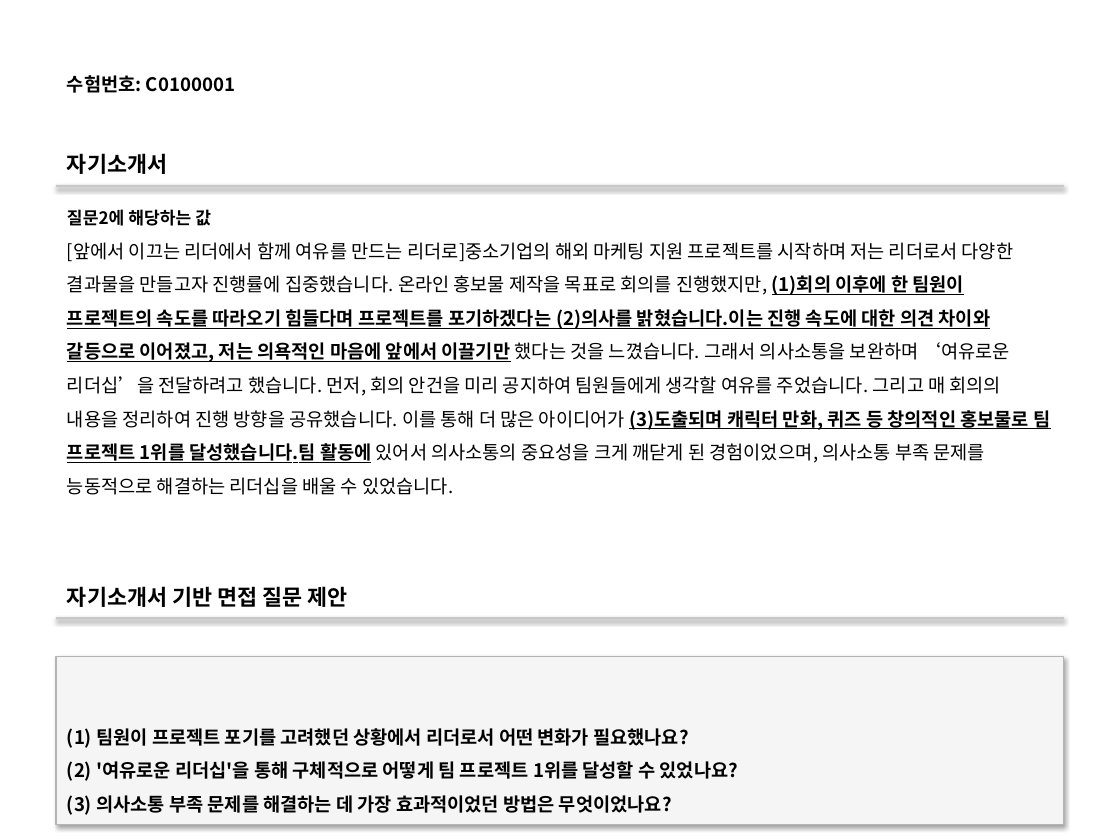
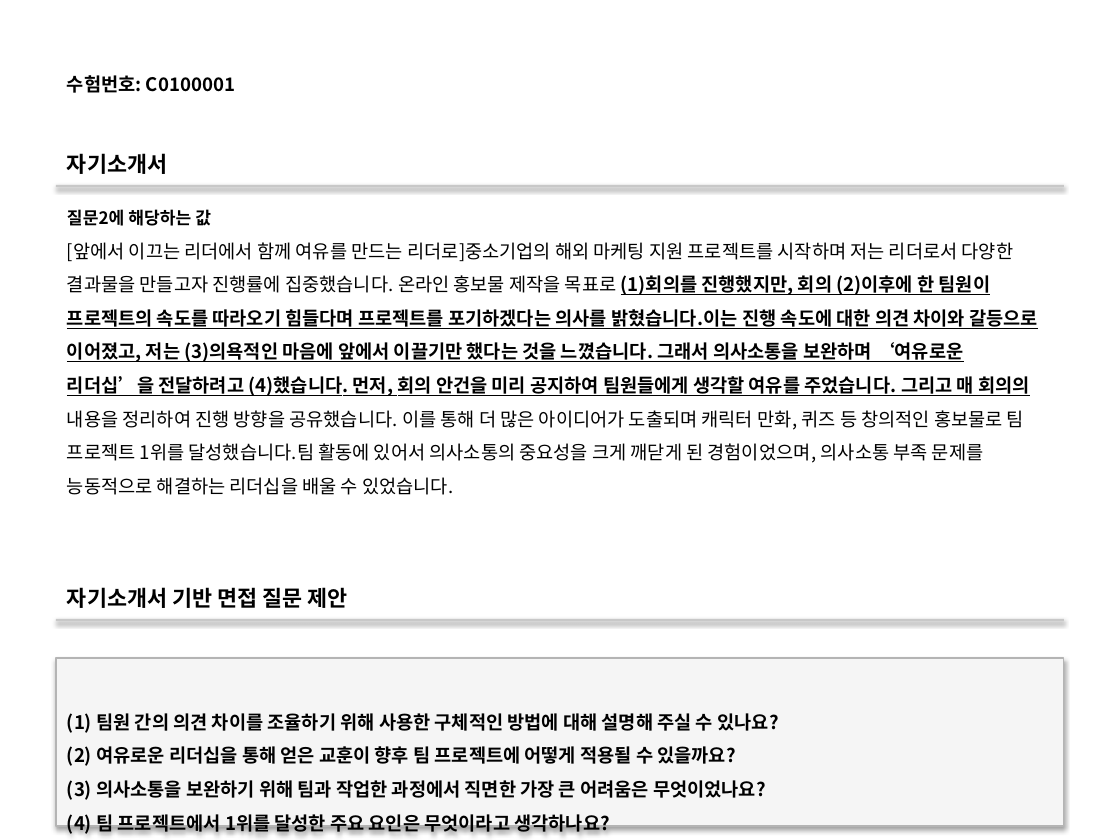
Before and after one commit to DaeGul2/isbr-auto-questionnaire, a slide deck: slide 2 of ppt_auto/test.pptx. Drawn at 1120x840 pixels with LibreOffice and Linux fonts; fonts in the diff are those of the drawing. Boxes give left, top, right and bottom in pixels: in the first picture for what was removed or moved away, otherwise in the second. Text is boxed around its words. In the diff, an @@ line names an element or a change of style, - is before the commit and + after.

Commit message:
에라모르겠다

```diff
--- a/ppt_auto/test.pptx
+++ b/ppt_auto/test.pptx
@@ text at (67, 242, 1038, 463): text changed @@
-[앞에서 이끄는 리더에서 함께 여유를 만드는 리더로]중소기업의 해외 마케팅 지원 프로젝트를 시작하며 저는 리더로서 다양한 결과물을 만들고자 진행률에 집중했습니다. 온라인 홍보물 제작을 목표로 회의를 진행했지만, (1)회의 이후에 한 팀원이 프로젝트의 속도를 따라오기 힘들다며 프로젝트를 포기하겠다는 (2)의사를 밝혔습니다.이는 진행 속도에 대한 의견 차이와 갈등으로 이어졌고, 저는 의욕적인 마음에 앞에서 이끌기만 했다는 것을 느꼈습니다. 그래서 의사소통을 보완하며 ‘여유로운 리더십’을 전달하려고 했습니다. 먼저, 회의 안건을 미리 공지하여 팀원들에게 생각할 여유를 주었습니다. 그리고 매 회의의 내용을 정리하여 진행 방향을 공유했습니다. 이를 통해 더 많은 아이디어가 (3)도출되며 캐릭터 만화, 퀴즈 등 창의적인 홍보물로 팀 프로젝트 1위를 달성했습니다.팀 활동에 있어서 의사소통의 중요성을 크게 깨닫게 된 경험이었으며, 의사소통 부족 문제를 능동적으로 해결하는 리더십을 배울 수 있었습니다.
+[앞에서 이끄는 리더에서 함께 여유를 만드는 리더로]중소기업의 해외 마케팅 지원 프로젝트를 시작하며 저는 리더로서 다양한 결과물을 만들고자 진행률에 집중했습니다. 온라인 홍보물 제작을 목표로 (1)회의를 진행했지만, 회의 (2)이후에 한 팀원이 프로젝트의 속도를 따라오기 힘들다며 프로젝트를 포기하겠다는 의사를 밝혔습니다.이는 진행 속도에 대한 의견 차이와 갈등으로 이어졌고, 저는 (3)의욕적인 마음에 앞에서 이끌기만 했다는 것을 느꼈습니다. 그래서 의사소통을 보완하며 ‘여유로운 리더십’을 전달하려고 (4)했습니다. 먼저, 회의 안건을 미리 공지하여 팀원들에게 생각할 여유를 주었습니다. 그리고 매 회의의 내용을 정리하여 진행 방향을 공유했습니다. 이를 통해 더 많은 아이디어가 도출되며 캐릭터 만화, 퀴즈 등 창의적인 홍보물로 팀 프로젝트 1위를 달성했습니다.팀 활동에 있어서 의사소통의 중요성을 크게 깨닫게 된 경험이었으며, 의사소통 부족 문제를 능동적으로 해결하는 리더십을 배울 수 있었습니다.
@@ text in rectangle at (67, 713, 779, 835): text changed @@
-(1) 팀원이 프로젝트 포기를 고려했던 상황에서 리더로서 어떤 변화가 필요했나요?
-(2) '여유로운 리더십'을 통해 구체적으로 어떻게 팀 프로젝트 1위를 달성할 수 있었나요?
-(3) 의사소통 부족 문제를 해결하는 데 가장 효과적이었던 방법은 무엇이었나요?
+(1) 팀원 간의 의견 차이를 조율하기 위해 사용한 구체적인 방법에 대해 설명해 주실 수 있나요?
+(2) 여유로운 리더십을 통해 얻은 교훈이 향후 팀 프로젝트에 어떻게 적용될 수 있을까요?
+(3) 의사소통을 보완하기 위해 팀과 작업한 과정에서 직면한 가장 큰 어려움은 무엇이었나요?
+(4) 팀 프로젝트에서 1위를 달성한 주요 요인은 무엇이라고 생각하나요?
```
Also in this commit, not shown: 5 other slides changed, 6 slides added, 12 other files.
